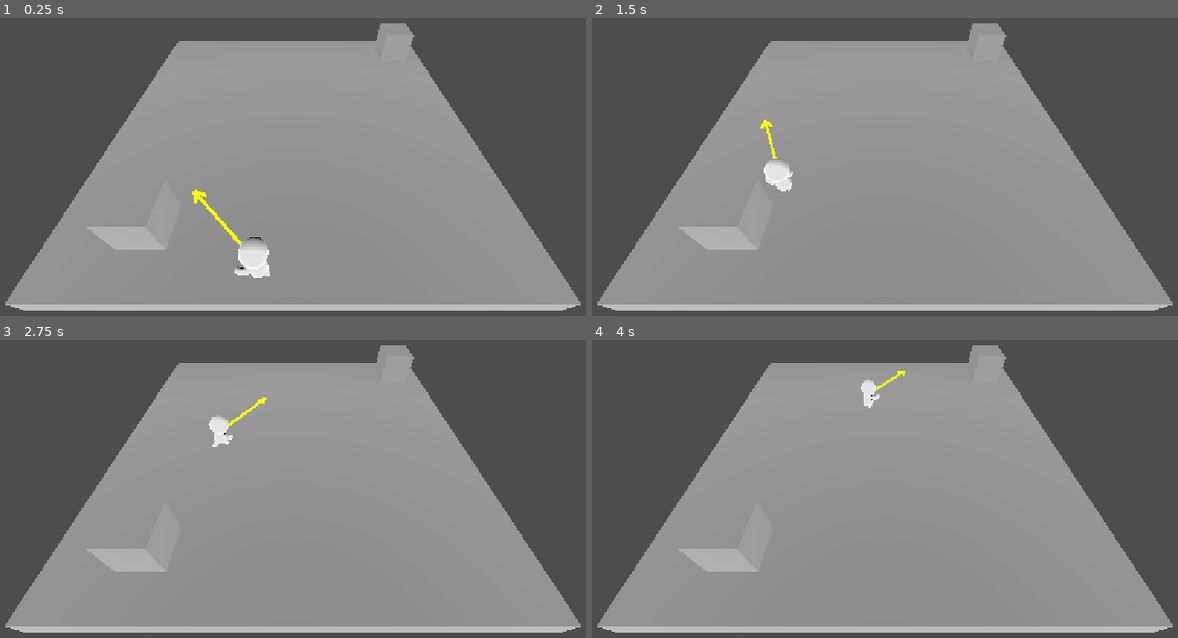
Above: before the commit, frames 1-4 (two rows, left to right).
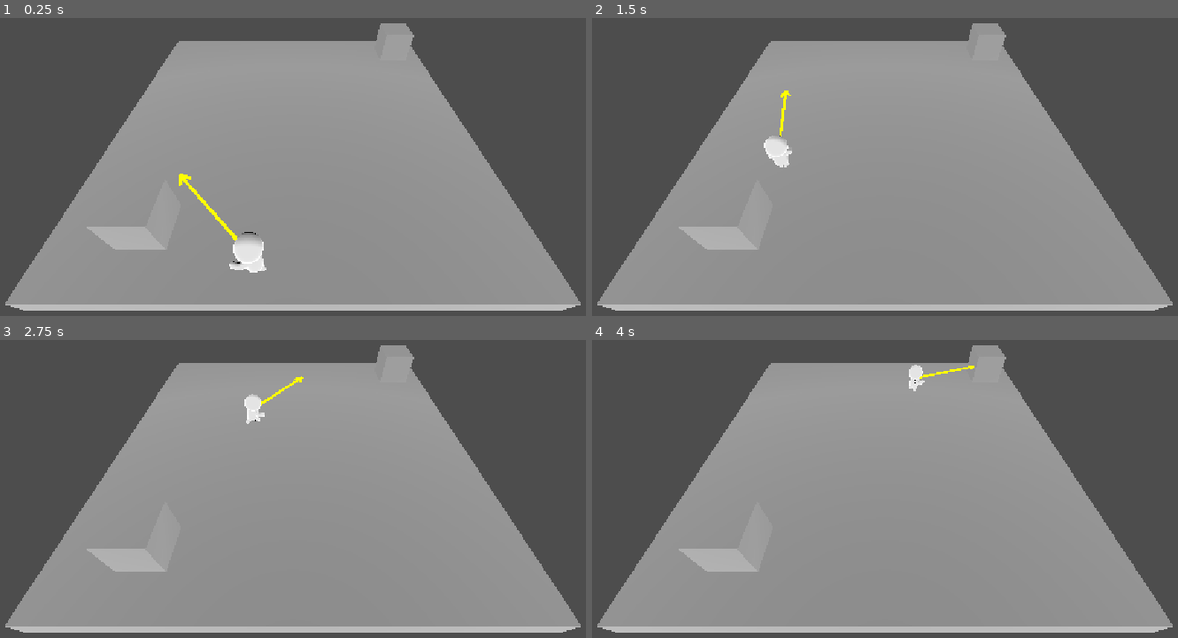
Above: after the commit, the same moments.

Repository: redd096/CrossCommunityGameJam2026
Game: Godot game, scene res://Scenes/TestCharacter.tscn
Same seed, same stepped clock (60 frames per second), same inputs: the game is played once before the commit and once after it.
Inputs:
- Up to frame 1 (0.25 s): no input
- Up to frame 2 (1.5 s): tap Enter (ui_accept) at 0.5, 0.77 s; hold Right (ui_right) 0.53-1.28 s; hold Down (ui_down) from 1.28 s (still down)
- Up to frame 3 (2.75 s): tap Enter (ui_accept) at 1.52 s; release Down (ui_down) at 2.03 s; hold Right (ui_right) from 2.03 s (still down)
- Up to frame 4 (4 s): release Right (ui_right) at 2.78 s; hold Up (ui_up) 2.78-3.53 s; tap Enter (ui_accept) at 3.02, 3.77 s; hold Left (ui_left) from 3.53 s (still down)

The runs differ from the first frame. In frame 1, 0.6% of the frame differs, in the area x 30-47%, y 52-88%; in frame 2, 0.8%, in the area x 28-35%, y 24-59%; in frame 3, 0.6%; in frame 4, 0.5%.

Commit message:
stop at target

Diff:
--- a/Scenes/TestCharacter.tscn
+++ b/Scenes/TestCharacter.tscn
@@ -197,7 +197,8 @@
 script = ExtResource("1_uffue")
 path = NodePath("../Path3D")
 lookahead = 1.5
-speed = 4.0
+speed = 5.0
+turn_speed = 0.75
 
 [node name="Stickman" type="Node3D" parent="OrphanUnit" unique_id=1435321724]
 transform = Transform3D(-1, 0, -8.742278e-08, 0, 1, 0, 8.742278e-08, 0, -1, 0, -1, 0)
@@ -207,43 +208,43 @@
 bones/0/parent = -1
 bones/0/rest = Transform3D(0.99969894, 0.018879104, -0.01567209, -0.018621696, 0.99969184, 0.016411385, 0.015977094, -0.0161146, 0.9997425, -0.0076472107, 0.59560674, -0.015660934)
 bones/0/enabled = true
-bones/0/position = Vector3(0.0022931052, 0.594423, -0.020748803)
-bones/0/rotation = Quaternion(-0.0003705162, -0.053401724, -0.024228826, 0.99827915)
+bones/0/position = Vector3(-0.010750564, 0.5932214, -0.009193601)
+bones/0/rotation = Quaternion(-0.013674277, -0.06860582, -0.024595758, 0.9972469)
 bones/0/scale = Vector3(1, 0.99999994, 1)
 bones/1/name = "mixamorig_Spine"
 bones/1/parent = 0
 bones/1/rest = Transform3D(1, 0, 0, 0, 0.9997055, 0.024268165, 0, -0.024268165, 0.9997055, 0, 0.09296308, -0.002257)
 bones/1/enabled = true
 bones/1/position = Vector3(-7.8231094e-10, 0.09296292, -0.002257002)
-bones/1/rotation = Quaternion(0.003484571, -0.009450994, -0.035141308, 0.9993316)
+bones/1/rotation = Quaternion(-0.005601146, -0.007990806, -0.026890358, 0.99959075)
 bones/1/scale = Vector3(0.9999999, 0.99999976, 0.9999998)
 bones/2/name = "mixamorig_Spine1"
 bones/2/parent = 1
 bones/2/rest = Transform3D(1, 0, 0, 0, 0.99999994, 1.2826872e-08, 0, -1.2826871e-08, 1, 0, 0.10848899, 2.0873385e-09)
 bones/2/enabled = true
 bones/2/position = Vector3(-1.1920929e-09, 0.108489, 1.3843237e-09)
-bones/2/rotation = Quaternion(-0.033572737, -0.0014413105, -0.0091741225, 0.99939317)
+bones/2/rotation = Quaternion(-0.032908082, -0.0010732096, -0.0039949883, 0.9994499)
 bones/2/scale = Vector3(1, 1.0000002, 1.0000002)
 bones/3/name = "mixamorig_Spine2"
 bones/3/parent = 2
 bones/3/rest = Transform3D(1, 0, 0, 0, 0.9999999, -2.2760773e-08, 0, 2.276077e-08, 1, 0, 0.12398696, 6.815025e-10)
 bones/3/enabled = true
 bones/3/position = Vector3(-5.885959e-09, 0.12398698, 1.9557773e-10)
-bones/3/rotation = Quaternion(-0.03357011, -0.0013776976, -0.009194022, 0.9993932)
+bones/3/rotation = Quaternion(-0.0329033, -0.0010403292, -0.0040122895, 0.99945)
 bones/3/scale = Vector3(0.9999999, 0.99999964, 1)
 bones/4/name = "mixamorig_Neck"
 bones/4/parent = 3
 bones/4/rest = Transform3D(1, 0, 0, 0, 0.9997056, -0.024268158, 0, 0.024268158, 0.9997056, 0, 0.13948616, 5.5898103e-10)
 bones/4/enabled = true
 bones/4/position = Vector3(-4.842877e-09, 0.139486, 4.7683715e-09)
-bones/4/rotation = Quaternion(0.058733728, 0.053572215, -0.093020745, 0.9924855)
+bones/4/rotation = Quaternion(0.017908761, 0.019675033, -0.04651265, 0.99856335)
 bones/4/scale = Vector3(0.99999964, 0.99999994, 0.99999946)
 bones/5/name = "mixamorig_Head"
 bones/5/parent = 4
 bones/5/rest = Transform3D(1, 0, 0, 0, 0.9999999, -2.593744e-10, 0, 2.593744e-10, 0.9999999, 0, 0.04593491, -0.0002310005)
 bones/5/enabled = true
 bones/5/position = Vector3(-4.61936e-09, 0.04593505, -0.00023097165)
-bones/5/rotation = Quaternion(-0.2130153, -0.02780126, -0.094084986, 0.972111)
+bones/5/rotation = Quaternion(-0.16163735, -0.04954911, -0.13206309, 0.9767178)
 bones/5/scale = Vector3(0.99999994, 1, 1.0000001)
 bones/6/name = "mixamorig_HeadTop_End"
 bones/6/parent = 5
@@ -271,21 +272,21 @@
 bones/9/rest = Transform3D(-0.0024532082, 0.9726547, -0.23224291, -0.00017273428, -0.23224401, -0.9726577, -0.9999971, -0.0023460686, 0.0007377864, 0.111219995, 0.11097313, -0.00031499902)
 bones/9/enabled = true
 bones/9/position = Vector3(0.11121998, 0.110973015, -0.00031499422)
-bones/9/rotation = Quaternion(-0.6286172, -0.33230436, 0.64644957, -0.27661753)
+bones/9/rotation = Quaternion(-0.62070465, -0.35244521, 0.6299285, -0.30610162)
 bones/9/scale = Vector3(1, 1, 0.9999997)
 bones/10/name = "mixamorig_LeftArm"
 bones/10/parent = 9
 bones/10/rest = Transform3D(0.9999965, -0.002453182, 0.0010255751, 0.002147921, 0.9726547, 0.23224589, -0.001567272, -0.23224291, 0.9726564, -2.1533404e-09, 0.22927395, -1.5765814e-07)
 bones/10/enabled = true
 bones/10/position = Vector3(-1.1920929e-09, 0.22927399, -1.4483929e-07)
-bones/10/rotation = Quaternion(0.23628224, 0.2326577, 0.16455431, 0.9289581)
+bones/10/rotation = Quaternion(0.26192623, 0.10529288, 0.05884707, 0.95752037)
 bones/10/scale = Vector3(0.9999998, 0.9999999, 0.99999994)
 bones/11/name = "mixamorig_LeftForeArm"
 bones/11/parent = 10
 bones/11/rest = Transform3D(1, 5.633356e-10, -0.0005337044, -5.802527e-10, 1, -3.1697216e-08, 0.00053370435, 3.1697514e-08, 1.0000001, 5.201711e-09, 0.22410896, 2.3479657e-07)
 bones/11/enabled = true
 bones/11/position = Vector3(-1.4305114e-08, 0.22410908, 1.1086464e-07)
-bones/11/rotation = Quaternion(0.0041348576, -0.0002626876, 0.17454578, 0.9846404)
+bones/11/rotation = Quaternion(0.0019299404, -0.00026590738, 0.081466116, 0.9966742)
 bones/11/scale = Vector3(0.9999996, 0.99999976, 0.9999998)
 bones/12/name = "mixamorig_LeftHand"
 bones/12/parent = 11
@@ -313,21 +314,21 @@
 bones/15/rest = Transform3D(-0.009232759, -0.9726538, 0.23207507, 0.00023719665, -0.23208706, -0.9726952, 0.99995726, -0.008925495, 0.0023734572, -0.111219995, 0.11099219, -0.0010689979)
 bones/15/enabled = true
 bones/15/position = Vector3(-0.11121998, 0.11099206, -0.0010690022)
-bones/15/rotation = Quaternion(0.56721795, -0.4260294, 0.5992806, 0.3709792)
+bones/15/rotation = Quaternion(0.5829261, -0.40630063, 0.60878617, 0.35284045)
 bones/15/scale = Vector3(0.9999999, 0.99999976, 0.99999994)
 bones/16/name = "mixamorig_RightArm"
 bones/16/parent = 15
 bones/16/rest = Transform3D(0.99995464, 0.009232801, 0.0023211634, -0.009519409, 0.97265404, 0.2320635, -0.00011509272, -0.23207512, 0.97269773, -2.9695806e-09, 0.22927412, 3.886837e-07)
 bones/16/enabled = true
 bones/16/position = Vector3(0, 0.22927408, 2.1874905e-07)
-bones/16/rotation = Quaternion(0.51935625, -0.031525962, 0.18259907, 0.8342259)
+bones/16/rotation = Quaternion(0.4462535, 0.05826456, 0.13161628, 0.8832556)
 bones/16/scale = Vector3(0.99999976, 1, 1)
 bones/17/name = "mixamorig_RightForeArm"
 bones/17/parent = 16
 bones/17/rest = Transform3D(1, 2.2218946e-10, 8.63044e-05, -2.212563e-10, 0.99999994, -1.0812398e-08, -8.63044e-05, 1.0812378e-08, 1, 1.1938708e-09, 0.22410592, -3.8143241e-07)
 bones/17/enabled = true
 bones/17/position = Vector3(7.152557e-09, 0.2241059, -1.7046928e-07)
-bones/17/rotation = Quaternion(0.0039301906, 4.280964e-05, -0.1462204, 0.9892442)
+bones/17/rotation = Quaternion(0.0021196504, 4.3123124e-05, -0.078859076, 0.9968835)
 bones/17/scale = Vector3(1.0000002, 0.99999994, 0.99999994)
 bones/18/name = "mixamorig_RightHand"
 bones/18/parent = 17
@@ -355,28 +356,28 @@
 bones/21/rest = Transform3D(-0.9999851, 0.005315877, 0.0010735807, -0.0053242897, -0.99995345, -0.007989661, 0.0010310591, -0.007995257, 0.9999674, 0.179351, -0.051578872, -0.008902999)
 bones/21/enabled = true
 bones/21/position = Vector3(0.17935099, -0.051579073, -0.008902999)
-bones/21/rotation = Quaternion(0.08447949, 0.08461435, 0.99042565, -0.068997905)
+bones/21/rotation = Quaternion(0.084323905, 0.031042304, 0.9929552, -0.0772383)
 bones/21/scale = Vector3(0.9999938, 1.000007, 1.0000001)
 bones/22/name = "mixamorig_LeftLeg"
 bones/22/parent = 21
 bones/22/rest = Transform3D(0.9999272, 0.011292674, -0.0042252326, -0.011307806, 0.9999296, -0.0035748088, 0.0041845664, 0.0036223272, 0.9999846, -6.37697e-10, 0.2737122, 2.0831061e-09)
 bones/22/enabled = true
 bones/22/position = Vector3(4.9173834e-09, 0.2737121, -3.5762786e-09)
-bones/22/rotation = Quaternion(-0.2903845, -0.020674013, 0.0048495433, 0.95667446)
+bones/22/rotation = Quaternion(-0.25164953, -0.05130796, 0.009183796, 0.96641386)
 bones/22/scale = Vector3(0.99999976, 0.99999994, 0.9999998)
 bones/23/name = "mixamorig_LeftFoot"
 bones/23/parent = 22
 bones/23/rest = Transform3D(0.7917412, -0.61039585, 0.023728881, 0.00931418, -0.026777629, -0.99959815, 0.6107859, 0.791644, -0.015515568, -1.2984289e-10, 0.24359822, -2.0482998e-09)
 bones/23/enabled = true
 bones/23/position = Vector3(1.07288365e-08, 0.24359816, 2.3841857e-09)
-bones/23/rotation = Quaternion(0.76737237, -0.3291483, 0.12733696, 0.5353377)
+bones/23/rotation = Quaternion(0.76893127, -0.32524356, 0.13813688, 0.53280365)
 bones/23/scale = Vector3(1.0000001, 1.0000001, 1)
 bones/24/name = "mixamorig_LeftToeBase"
 bones/24/parent = 23
 bones/24/rest = Transform3D(0.996873, -0.079012156, -0.0010573083, 0.07901925, 0.99678475, 0.01325403, 6.6792704e-06, -0.013296128, 0.9999117, 5.626882e-09, 0.044526987, 9.500088e-09)
 bones/24/enabled = true
 bones/24/position = Vector3(8.717179e-09, 0.04452703, 3.958121e-09)
-bones/24/rotation = Quaternion(0.010895664, -0.01509092, 0.039840113, 0.9990327)
+bones/24/rotation = Quaternion(0.0022105372, -0.007750023, 0.039707586, 0.99917895)
 bones/24/scale = Vector3(0.9999999, 1, 1)
 bones/25/name = "mixamorig_LeftToe_End"
 bones/25/parent = 24
@@ -404,28 +405,28 @@
 bones/28/rest = Transform3D(-0.99998605, -0.0053160163, -0.0006163537, 0.0053137327, -0.99997973, 0.0036475658, -0.0006357314, 0.0036442392, 0.99999326, -0.179351, -0.051578872, -0.011907)
 bones/28/enabled = true
 bones/28/position = Vector3(-0.17935094, -0.051579107, -0.011907004)
-bones/28/rotation = Quaternion(-0.096445985, 0.031573597, 0.99258715, 0.066873156)
+bones/28/rotation = Quaternion(-0.10645487, -0.0011425072, 0.9922588, 0.063942984)
 bones/28/scale = Vector3(0.9999979, 1.0000037, 1.0000029)
 bones/29/name = "mixamorig_RightLeg"
 bones/29/parent = 28
 bones/29/rest = Transform3D(0.99993604, -0.011283297, 0.0007413421, 0.011276695, 0.9999013, 0.008377131, -0.00083579065, -0.008368234, 0.99996465, -1.8939621e-08, 0.27370518, -7.827568e-10)
 bones/29/enabled = true
 bones/29/position = Vector3(2.5629998e-08, 0.27370512, -3.1292438e-09)
-bones/29/rotation = Quaternion(-0.16135883, 0.0031631782, 0.00623023, 0.9868711)
+bones/29/rotation = Quaternion(-0.13501963, -0.016205441, 0.020491023, 0.99049854)
 bones/29/scale = Vector3(0.9999997, 0.9999999, 0.9999999)
 bones/30/name = "mixamorig_RightFoot"
 bones/30/parent = 29
 bones/30/rest = Transform3D(0.8011464, 0.5980486, -0.022409916, -0.008158445, -0.026528237, -0.99961483, -0.5984128, 0.80102056, -0.016373873, 1.9232976e-08, 0.2435981, 7.647253e-11)
 bones/30/enabled = true
 bones/30/position = Vector3(3.5762786e-09, 0.24359803, 1.1920929e-09)
-bones/30/rotation = Quaternion(0.71302736, 0.31461176, -0.13384435, 0.61212516)
+bones/30/rotation = Quaternion(0.71006984, 0.3020199, -0.13698141, 0.62114483)
 bones/30/scale = Vector3(0.9999999, 0.99999994, 1.0000002)
 bones/31/name = "mixamorig_RightToeBase"
 bones/31/parent = 30
 bones/31/rest = Transform3D(0.9848964, 0.17314129, 0.000930936, -0.17313924, 0.98481715, 0.012554213, 0.0012568509, -0.012525782, 0.9999208, -1.343487e-08, 0.045671016, 3.544011e-08)
 bones/31/enabled = true
 bones/31/position = Vector3(-8.419156e-09, 0.04567102, 1.3411045e-08)
-bones/31/rotation = Quaternion(-0.014599595, -0.007511758, -0.08679045, 0.99609137)
+bones/31/rotation = Quaternion(-0.005851814, 0.0003140867, -0.08696814, 0.9961939)
 bones/31/scale = Vector3(0.99999976, 0.99999976, 0.9999996)
 bones/32/name = "mixamorig_RightToe_End"
 bones/32/parent = 31
--- a/Scripts/orphan_unit.gd
+++ b/Scripts/orphan_unit.gd
@@ -5,7 +5,7 @@
 @export var path : Path3D
 @export var lookahead : float
 @export var speed : float
-
+@export var turn_speed : float
 
 enum CharacterState
 {
@@ -32,10 +32,13 @@
 func _process(delta : float) -> void :
 	if (velocity.length() > 0) :
 		state = CharacterState.FOLLOW_TARGET
+	else :
+		state = CharacterState.IDLE
 
 	DebugDraw.draw_arrow_ray(position, velocity, 8.0, 0.5, Color.YELLOW)
-	var target_basis = Basis.looking_at(velocity)
-	basis = basis.slerp(target_basis, 0.5)
+	if (velocity.length() > 0) :
+		var target_basis = Basis.looking_at(velocity)
+		basis = basis.slerp(target_basis, turn_speed)
 
 
 func _physics_process(delta : float) -> void:
@@ -43,4 +46,7 @@
 	if direction:
 		velocity.x = direction.x * speed
 		velocity.z = direction.z * speed
+	else:
+		velocity.x = move_toward(velocity.x, 0, speed)
+		velocity.z = move_toward(velocity.z, 0, speed)
 	move_and_slide()
